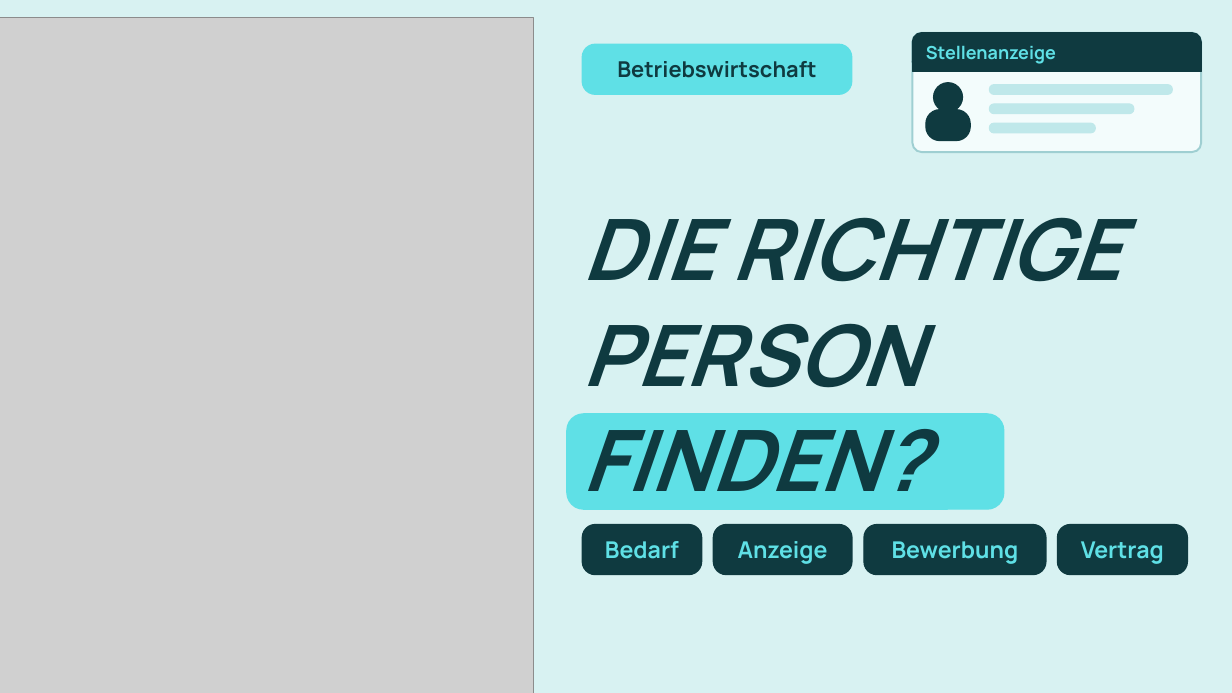
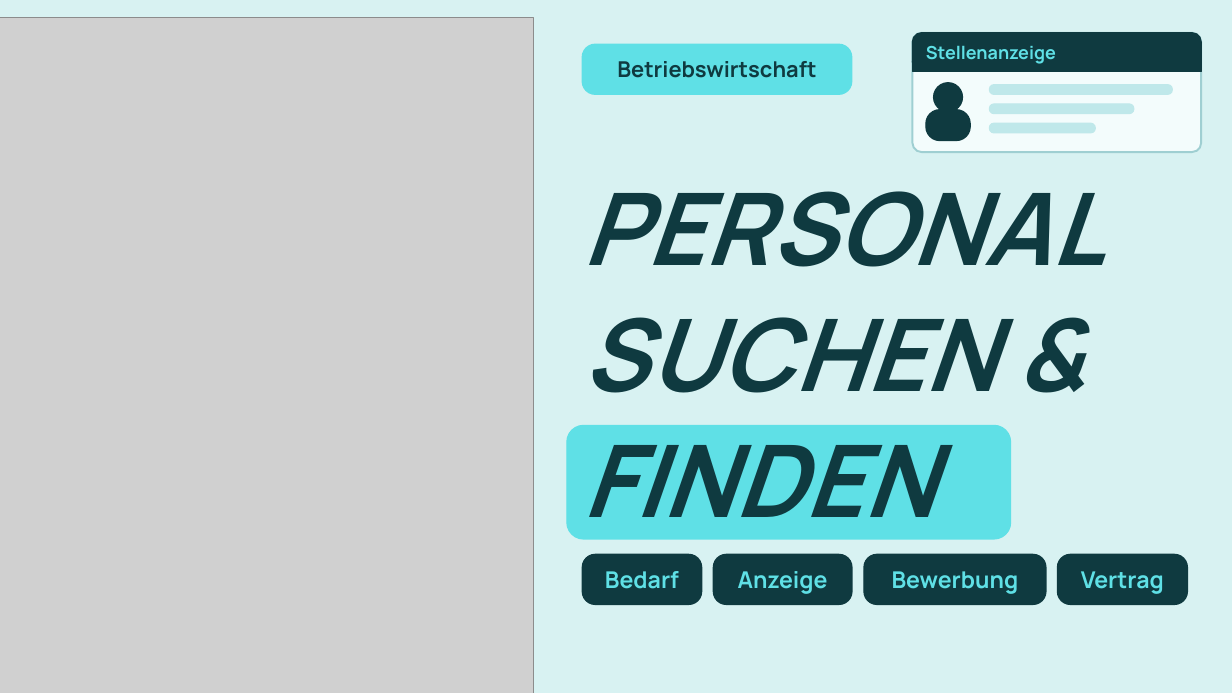
Before and after one commit to arminheske/claudecloud, a slide deck: slide 1 of videoslides/cleverbox-thumbnail-personalbeschaffung.pptx. Drawn at 1232x693 pixels with LibreOffice and Linux fonts; fonts in the diff are those of the drawing; grey boxes stand for pictures; background and template pictures are left out. Boxes give left, top, right and bottom in pixels: in the first picture for what was removed or moved away, otherwise in the second. Text is boxed around its words. In the diff, an @@ line names an element or a change of style, - is before the commit and + after.

```diff
--- a/videoslides/cleverbox-thumbnail-personalbeschaffung.pptx
+++ b/videoslides/cleverbox-thumbnail-personalbeschaffung.pptx
@@ text at [582,191,1104,267]: text changed; size 66 to 78 pt @@
-DIE RICHTIGE
+PERSONAL
@@ text at [582,317,996,393]: text changed; size 66 to 78 pt @@
-PERSON
+SUCHEN &
@@ text at [582,419,935,546]: text changed; size 66 to 78 pt @@
-FINDEN?
+FINDEN
@@ rounded rectangle: place and size @@
-rounded rectangle at [567,414,1005,509]
+rounded rectangle at [567,425,1011,539]
@@ rounded rectangle at [567,425,1011,539]: proportions changed @@
@@ 4 texts, 4 rounded rectangles: place and size @@
-4 texts, 4 rounded rectangles at [582,525,1188,575]
+4 texts, 4 rounded rectangles at [582,555,1188,604]
```
Also in this commit, not shown: 1 other file.
